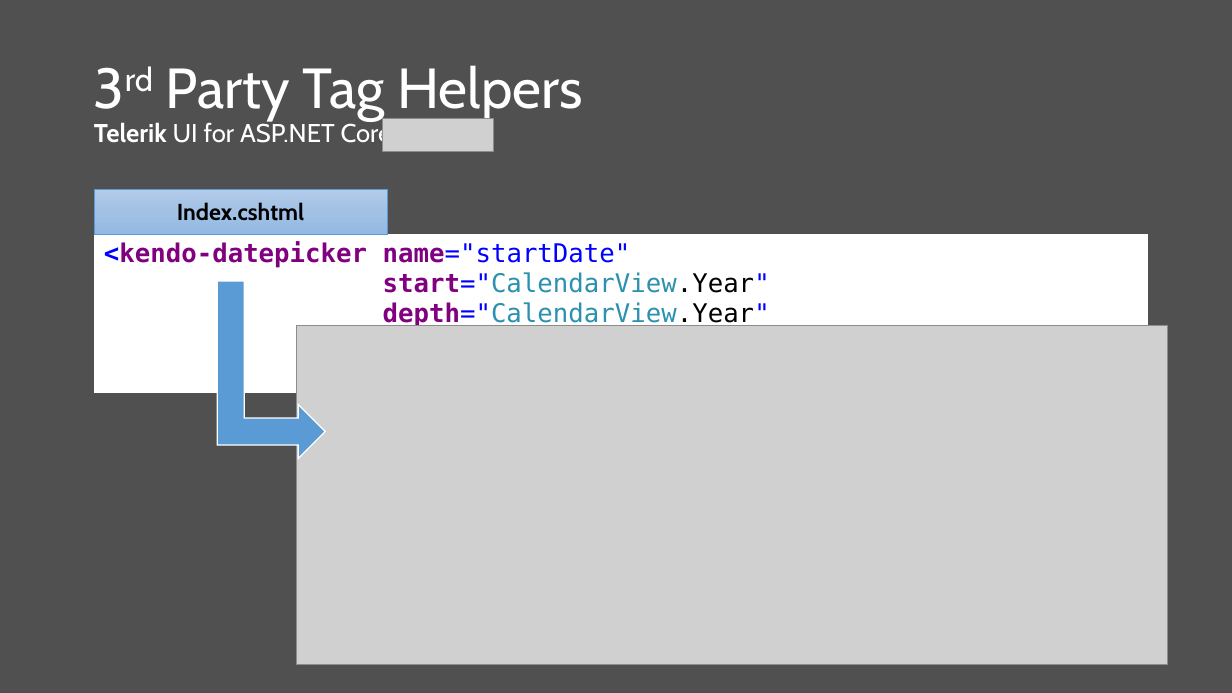
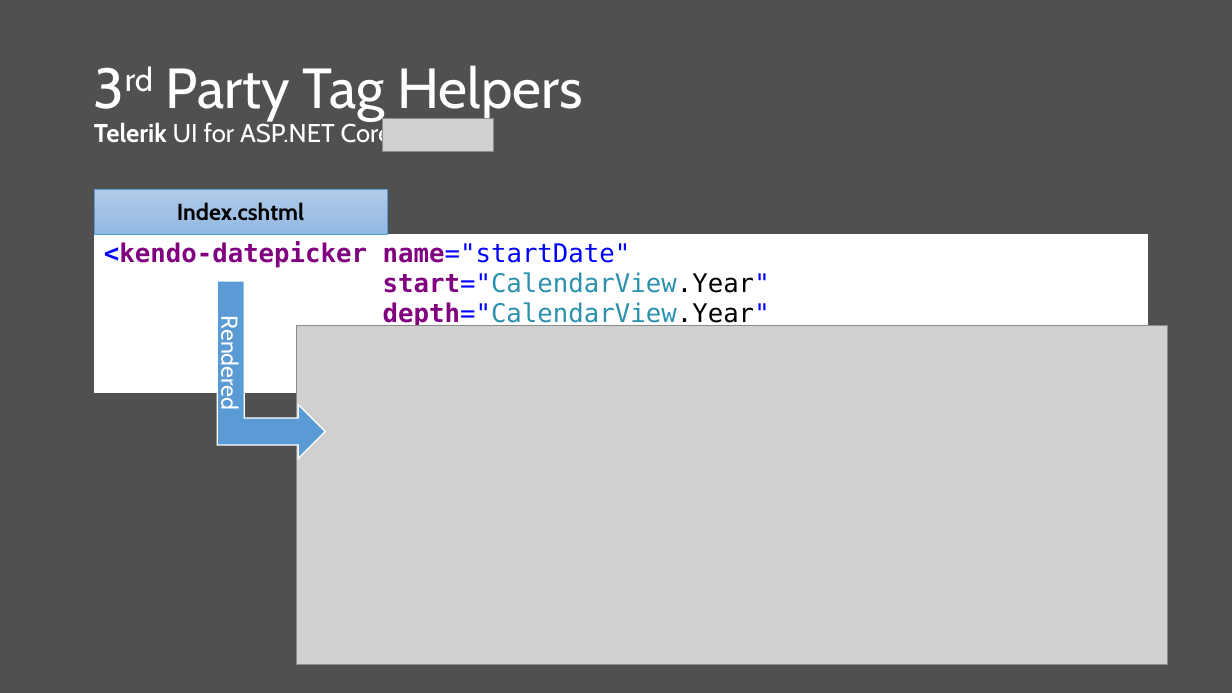
Before and after one commit to scottaddie/slide-decks, a slide deck: slide 8 of Building Reusable UI Components in ASP.NET Core MVC.pptx. Drawn at 1232x693 pixels with LibreOffice and Linux fonts; fonts in the diff are those of the drawing; grey boxes stand for pictures. Boxes give left, top, right and bottom in pixels: in the first picture for what was removed or moved away, otherwise in the second. Text is boxed around its words. In the diff, an @@ line names an element or a change of style, - is before the commit and + after.

```diff
--- a/Building Reusable UI Components in ASP.NET Core MVC.pptx
+++ b/Building Reusable UI Components in ASP.NET Core MVC.pptx
@@ text in bent up arrow at [216, 325, 244, 408]: text added @@
+Rendered
```
Also in this commit, not shown: 2 other slides changed.
